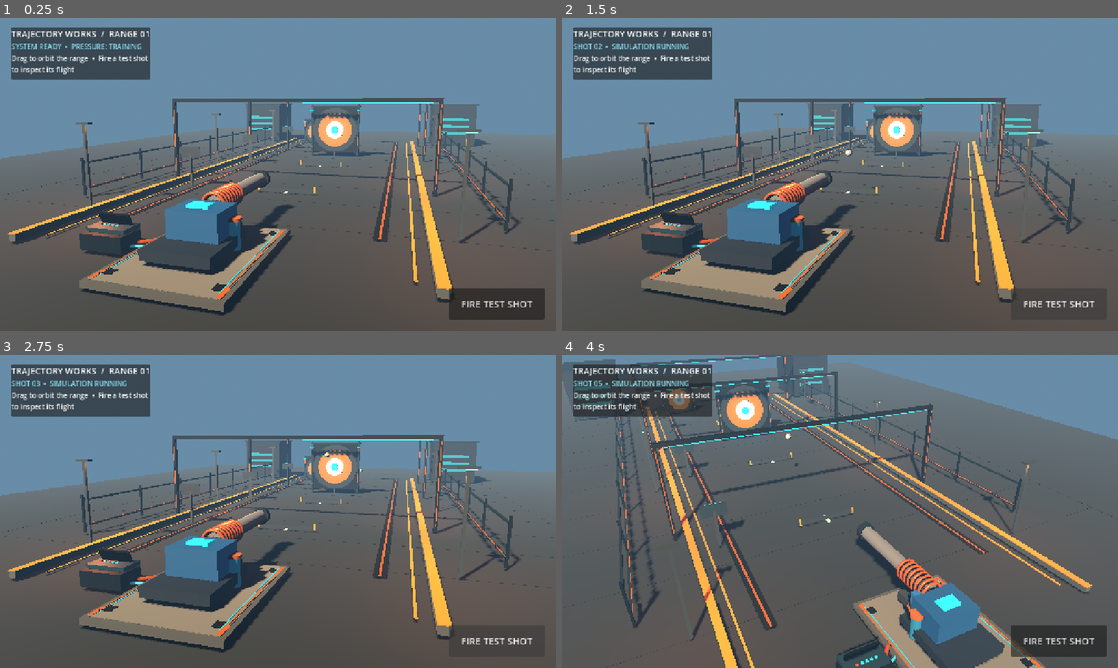
Above: before the commit, frames 1-4 (two rows, left to right).
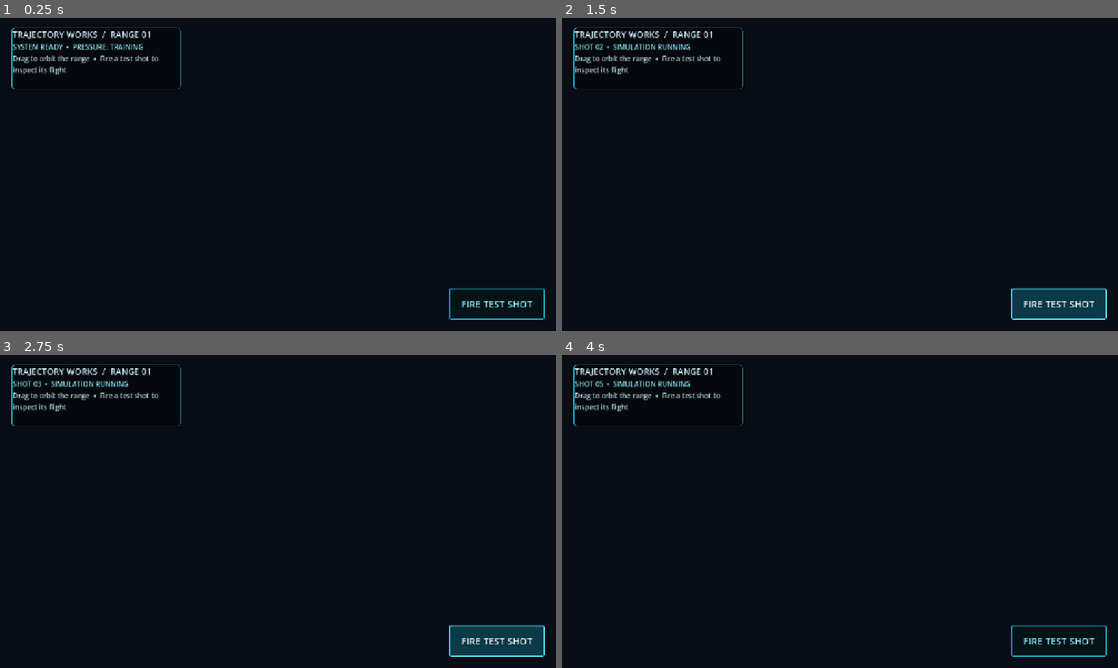
Above: after the commit, the same moments.

Repository: tpylman90-ctrl/Trajectory-Works
Game: Godot game, scene res://scenes/range.tscn
The game is run twice, just before and just after one commit, with the same random seed, the same clock (stepped at 60 frames per second) and the same inputs.
Inputs (mouse positions are in pixels of both pictures, inside the frame that each line leads up to):
- Up to frame 1 (0.25 s): no input
- Up to frame 2 (1.5 s): click "FIRE TEST SHOT" at 0.5 s; click "FIRE TEST SHOT" at 1.25 s
- Up to frame 3 (2.75 s): click "FIRE TEST SHOT" at 2 s
- Up to frame 4 (4 s): tap Enter at 2.75 s; move the mouse to (962, 495) at 2.77 s; click (962, 495) at 2.92 s; tap Space at 3.5 s; drag from (728, 527) to (812, 574) at 3.52 s

The runs differ from the first frame. In frame 1, 100% of the frame differs, in the area x 0-100%, y 0-100%; in frame 2, 100%; in frame 3, 100%; in frame 4, 100%.
Error after the commit: Invalid assignment of property or key 'glow_levels' with value of type 'PackedByteArray' on a base object of type 'Environment'. (res://scripts/range.gd:43)

Commit message:
Add textured range surfaces, emissive accents, and atmospheric lighting

Diff:
--- a/scripts/range.gd
+++ b/scripts/range.gd
@@ -37,8 +37,14 @@
 	environment.ambient_light_energy = 0.9
 	environment.fog_enabled = true
 	environment.fog_light_color = Color(0.32, 0.43, 0.52)
-	environment.fog_density = 0.007
-	environment.fog_sun_scatter = 0.08
+	environment.fog_density = 0.012
+	environment.fog_sun_scatter = 0.12
+	environment.glow_enabled = true
+	environment.glow_levels = PackedByteArray([1, 1, 1, 1, 1, 0, 0, 0])
+	environment.glow_intensity = 0.8
+	environment.glow_strength = 1.0
+	environment.glow_bloom = 0.08
+	environment.glow_hdr_threshold = 0.8
 	environment.tonemap_mode = Environment.TONE_MAPPER_FILMIC
 	world.environment = environment
 	add_child(world)
@@ -61,7 +67,7 @@
 	ground_mesh.size = Vector2(70.0, 100.0)
 	ground.mesh = ground_mesh
 	ground.position = Vector3(0.0, -0.12, -25.0)
-	ground.material_override = _material(Color(0.105, 0.145, 0.17), 0.16, 0.86)
+	ground.material_override = _ground_material()
 	add_child(ground)
 	var ground_body := StaticBody3D.new()
 	ground_body.position = ground.position
@@ -230,9 +236,18 @@
 				flood.position = Vector3(side * 9.65, 4.58, distance)
 				flood.light_color = Color(1.0, 0.54, 0.30)
 				flood.light_energy = 2.4
-				flood.omni_range = 12.0
+				flood.omni_range = 13.0
 				flood.shadow_enabled = false
 				add_child(flood)
+				var beam := SpotLight3D.new()
+				beam.position = Vector3(side * 9.65, 4.55, distance)
+				beam.look_at(Vector3(0.0, 0.0, distance - 15.0), Vector3.UP)
+				beam.light_color = Color(1.0, 0.68, 0.43)
+				beam.light_energy = 5.0
+				beam.spot_range = 28.0
+				beam.spot_angle = 48.0
+				beam.shadow_enabled = false
+				add_child(beam)
 
 
 func _build_hud() -> void:
@@ -240,13 +255,23 @@
 	add_child(layer)
 	var panel := PanelContainer.new()
 	panel.position = Vector2(26.0, 22.0)
-	panel.custom_minimum_size = Vector2(310.0, 120.0)
+	panel.custom_minimum_size = Vector2(390.0, 142.0)
+	var glass := StyleBoxFlat.new()
+	glass.bg_color = Color(0.018, 0.038, 0.055, 0.86)
+	glass.border_color = Color(0.20, 0.78, 0.91, 0.82)
+	glass.set_border_width_all(1)
+	glass.border_width_left = 3
+	glass.set_corner_radius_all(7)
+	glass.shadow_color = Color(0.0, 0.0, 0.0, 0.36)
+	glass.shadow_size = 8
+	panel.add_theme_stylebox_override("panel", glass)
 	layer.add_child(panel)
 	var stack := VBoxContainer.new()
 	panel.add_child(stack)
 	var title := Label.new()
 	title.text = "TRAJECTORY WORKS  /  RANGE 01"
 	title.add_theme_font_size_override("font_size", 20)
+	title.add_theme_color_override("font_color", Color(0.83, 0.94, 0.98))
 	stack.add_child(title)
 	status_label = Label.new()
 	status_label.text = "SYSTEM READY  •  PRESSURE: TRAINING"
@@ -255,6 +280,7 @@
 	var hint := Label.new()
 	hint.text = "Drag to orbit the range  •  Fire a test shot to inspect its flight"
 	hint.autowrap_mode = TextServer.AUTOWRAP_WORD_SMART
+	hint.add_theme_color_override("font_color", Color(0.75, 0.86, 0.90))
 	stack.add_child(hint)
 	var fire := Button.new()
 	fire.text = "FIRE TEST SHOT"
@@ -268,6 +294,19 @@
 	fire.offset_right = -26.0
 	fire.offset_bottom = -26.0
 	fire.add_theme_font_size_override("font_size", 22)
+	var button_normal := StyleBoxFlat.new()
+	button_normal.bg_color = Color(0.015, 0.075, 0.095, 0.92)
+	button_normal.border_color = Color(0.12, 0.76, 0.91, 0.9)
+	button_normal.set_border_width_all(2)
+	button_normal.set_corner_radius_all(4)
+	var button_hover := StyleBoxFlat.new()
+	button_hover.bg_color = Color(0.04, 0.23, 0.29, 0.96)
+	button_hover.border_color = Color(0.35, 0.91, 1.0)
+	button_hover.set_border_width_all(2)
+	button_hover.set_corner_radius_all(4)
+	fire.add_theme_stylebox_override("normal", button_normal)
+	fire.add_theme_stylebox_override("hover", button_hover)
+	fire.add_theme_color_override("font_color", Color(0.55, 0.94, 1.0))
 	fire.pressed.connect(_fire_test_shot)
 	layer.add_child(fire)
 
@@ -312,8 +351,18 @@
 	mesh.radius = 0.22
 	mesh.height = 0.44
 	mesh_instance.mesh = mesh
-	mesh_instance.material_override = _material(Color(0.82, 0.87, 0.86), 0.36, 0.16)
+	var projectile_material := _material(Color(0.82, 0.90, 0.94), 0.45, 0.16)
+	projectile_material.emission_enabled = true
+	projectile_material.emission = Color(0.18, 0.73, 1.0)
+	projectile_material.emission_energy_multiplier = 2.5
+	mesh_instance.material_override = projectile_material
 	projectile.add_child(mesh_instance)
+	var projectile_light := OmniLight3D.new()
+	projectile_light.light_color = Color(0.15, 0.72, 1.0)
+	projectile_light.light_energy = 3.0
+	projectile_light.omni_range = 4.5
+	projectile_light.shadow_enabled = false
+	projectile.add_child(projectile_light)
 	var collision := CollisionShape3D.new()
 	var shape := SphereShape3D.new()
 	shape.radius = 0.22
@@ -416,5 +465,52 @@
 	material.roughness = roughness
 	if color.b > color.r * 1.7 and color.g > color.r * 1.7:
 		material.emission_enabled = true
-		material.emission = color * 0.45
+		material.emission = color
+		material.emission_energy_multiplier = 2.3
+	elif color.r > color.g * 1.35 and color.g > color.b * 2.0:
+		material.emission_enabled = true
+		material.emission = color
+		material.emission_energy_multiplier = 1.5
 	return material
+
+func _ground_material() -> ShaderMaterial:
+	var shader := Shader.new()
+	shader.code = """shader_type spatial;
+varying vec3 world_position;
+float hash21(vec2 p) {
+	p = fract(p * vec2(123.34, 456.21));
+	p += dot(p, p + 45.32);
+	return fract(p.x * p.y);
+}
+float value_noise(vec2 p) {
+	vec2 i = floor(p);
+	vec2 f = fract(p);
+	f = f * f * (3.0 - 2.0 * f);
+	float a = hash21(i);
+	float b = hash21(i + vec2(1.0, 0.0));
+	float c = hash21(i + vec2(0.0, 1.0));
+	float d = hash21(i + vec2(1.0, 1.0));
+	return mix(mix(a, b, f.x), mix(c, d, f.x), f.y);
+}
+void vertex() {
+	world_position = (MODEL_MATRIX * vec4(VERTEX, 1.0)).xyz;
+}
+void fragment() {
+	vec2 p = world_position.xz;
+	float broad = value_noise(p * 0.22);
+	float aggregate = value_noise(p * 1.1);
+	float grain = value_noise(p * 12.0);
+	vec2 panel = fract(p / vec2(7.5, 9.0));
+	float seam = max(1.0 - smoothstep(0.006, 0.018, min(panel.x, 1.0 - panel.x)),
+		1.0 - smoothstep(0.006, 0.018, min(panel.y, 1.0 - panel.y)));
+	vec3 concrete = vec3(0.115, 0.155, 0.178);
+	concrete *= 0.76 + broad * 0.20 + aggregate * 0.09 + grain * 0.035;
+	concrete = mix(concrete, vec3(0.035, 0.055, 0.068), seam * 0.82);
+	ALBEDO = concrete;
+	METALLIC = 0.16 + aggregate * 0.08;
+	ROUGHNESS = 0.80 + grain * 0.15;
+}
+"""
+	var result := ShaderMaterial.new()
+	result.shader = shader
+	return result
